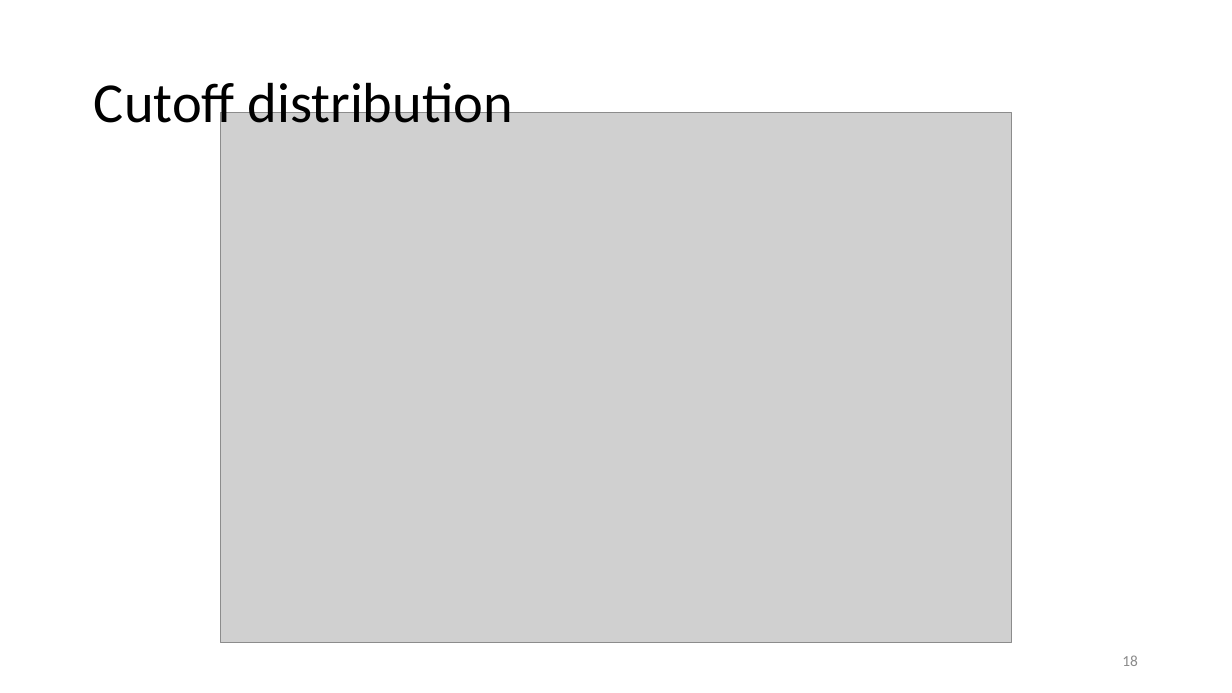
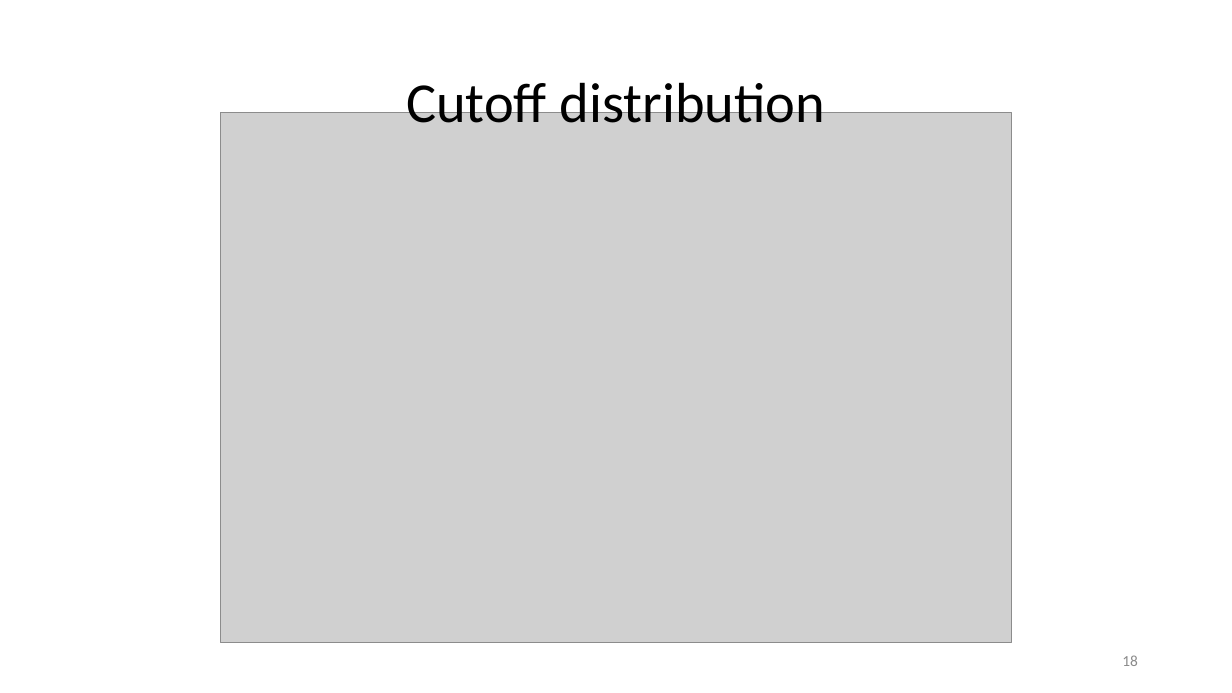
Before and after one commit to paulhager/ProteinPrediction1, a slide deck: slide 18 of BLOSUMscoresComparedToSingleSNAPscores.pptx. Drawn at 1232x693 pixels with LibreOffice and Linux fonts; fonts in the diff are those of the drawing; grey boxes stand for pictures; background and template pictures are left out. Boxes give left, top, right and bottom in pixels: in the first picture for what was removed or moved away, otherwise in the second. Text is boxed around its words. In the diff, an @@ line names an element or a change of style, - is before the commit and + after.

```diff
--- a/BLOSUMscoresComparedToSingleSNAPscores.pptx
+++ b/BLOSUMscoresComparedToSingleSNAPscores.pptx
@@ title "Cutoff distribution" at (406, 74, 826, 123): alignment left to centre @@
```
Also in this commit, not shown: 2 other slides changed, 1 other file.
